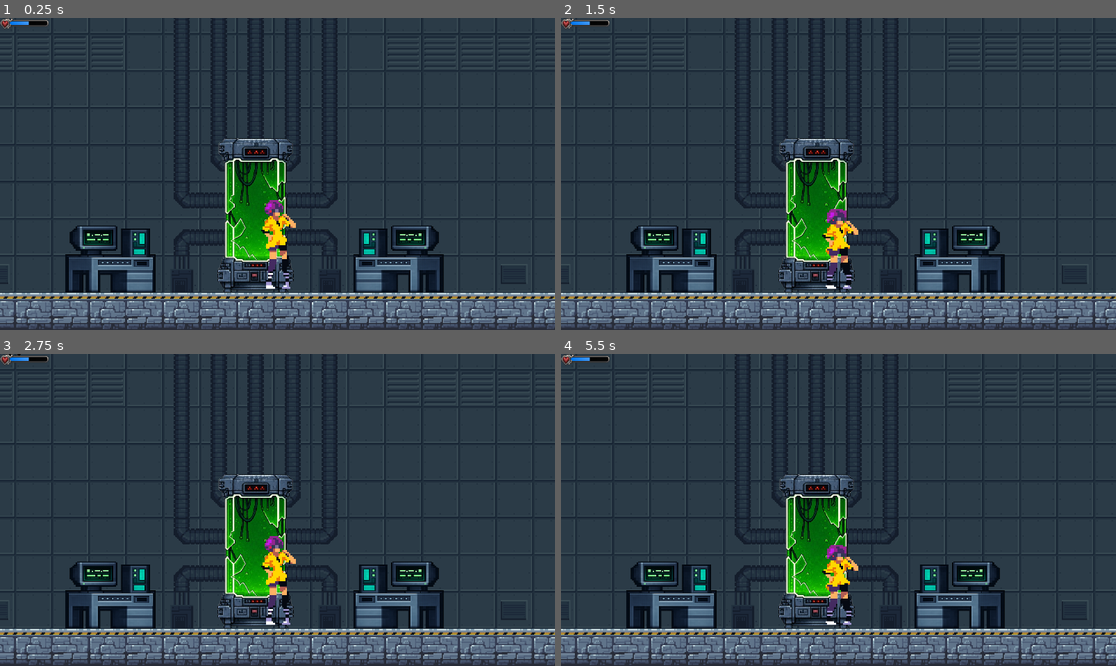
Above: before the commit, frames 1-4 (two rows, left to right).
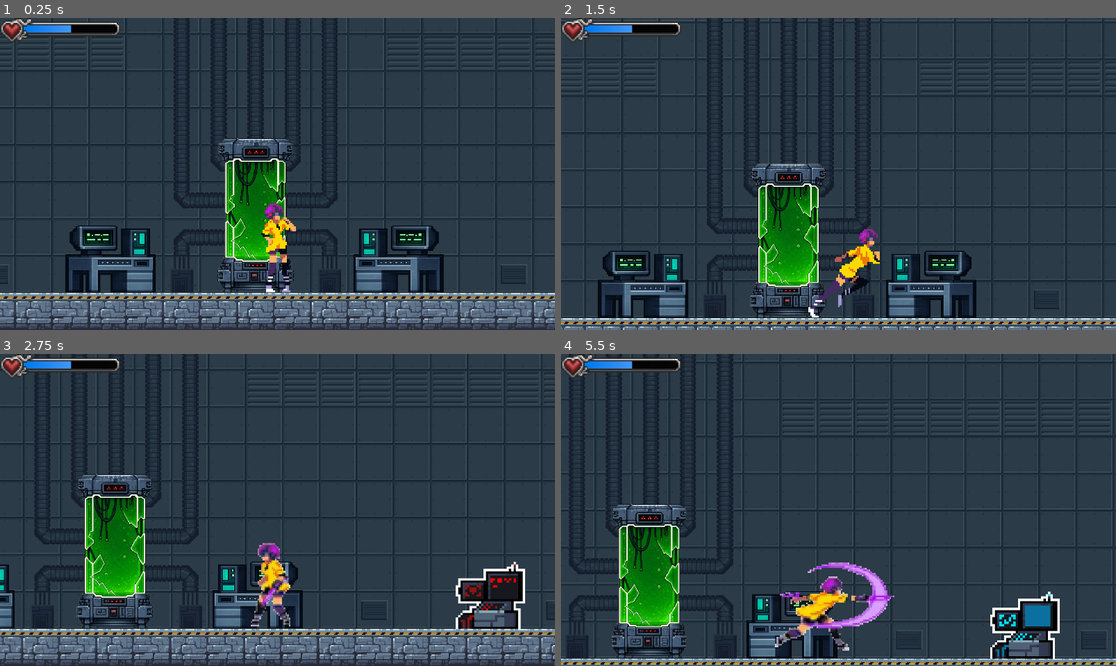
Above: after the commit, the same moments.

Repository: reksm0/cyborg-2D
Game: Godot game, scene res://Scenes/rooms/awakening_lab.tscn
The game is run twice, just before and just after one commit, with the same random seed, the same clock (stepped at 60 frames per second) and the same inputs.
Inputs:
- Up to frame 1 (0.25 s): no input
- Up to frame 2 (1.5 s): tap Enter (ui_accept) at 0.5 s; hold Right (ui_right) from 0.53 s (still down); tap X (attack) at 0.6 s; tap Space (jump) at 0.77 s; tap E (interact) at 1.35 s
- Up to frame 3 (2.75 s): tap Space (jump) at 1.52 s; release Right (ui_right) at 2.03 s; hold Left (ui_left) from 2.03 s (still down); tap X (attack) at 2.1 s
- Up to frame 4 (5.5 s): release Left (ui_left) at 2.78 s; hold Right (ui_right) 2.78-4.28 s; tap E (interact) at 2.85, 4.35 s; tap Space (jump) at 3.02, 3.77, 4.52 s; tap X (attack) at 3.6, 5.1 s; hold Left (ui_left) 4.28-5.03 s; hold Right (ui_right) from 5.03 s (still down)

The runs differ from the first frame. In frame 1, 1.7% of the frame differs, in the area x 0-54%, y 0-88%; in frame 2, 29%; in frame 3, 27%; in frame 4, 33%, in the area x 0-100%, y 0-100%.
Error before the commit: Parse Error: Identifier "Global" not declared in the current scope. (res://player/player_script/player.gd:15)

Commit message:
title menu
main menu almost done

Diff:
--- /dev/null
+++ b/Scenes/title_screen.tscn
@@ -0,0 +1,74 @@
+[gd_scene format=3 uid="uid://d1elv1t6sqbjm"]
+
+[ext_resource type="Texture2D" uid="uid://b6us86o6thu1j" path="res://Assets/manami's assets/background/169.png" id="1_klylv"]
+
+[node name="Title_Screen" type="CanvasLayer" unique_id=1409717127]
+layer = 8
+
+[node name="Control" type="Control" parent="." unique_id=755590156]
+layout_mode = 3
+anchors_preset = 15
+anchor_right = 1.0
+anchor_bottom = 1.0
+grow_horizontal = 2
+grow_vertical = 2
+
+[node name="ColorRect" type="ColorRect" parent="Control" unique_id=368293356]
+layout_mode = 1
+anchors_preset = 15
+anchor_right = 1.0
+anchor_bottom = 1.0
+grow_horizontal = 2
+grow_vertical = 2
+color = Color(0, 0, 0.05490196, 1)
+
+[node name="Sprite2D" type="Sprite2D" parent="Control" unique_id=742838272]
+position = Vector2(956.99994, 536)
+scale = Vector2(1.17, 1.17)
+texture = ExtResource("1_klylv")
+
+[node name="mainmenu" type="VBoxContainer" parent="Control" unique_id=1856433891]
+layout_mode = 1
+anchors_preset = 3
+anchor_left = 1.0
+anchor_top = 1.0
+anchor_right = 1.0
+anchor_bottom = 1.0
+offset_left = -650.0
+offset_top = -392.0
+offset_right = -40.0
+offset_bottom = -44.0
+grow_horizontal = 0
+grow_vertical = 0
+theme_override_constants/separation = 10
+
+[node name="logo" type="Control" parent="Control/mainmenu" unique_id=1816345849]
+layout_mode = 2
+
+[node name="Button1" type="Button" parent="Control/mainmenu" unique_id=1096856191]
+layout_mode = 2
+size_flags_horizontal = 4
+size_flags_vertical = 4
+theme_override_colors/font_color = Color(0.5001892, 0.6802989, 0.86342055, 1)
+theme_override_colors/font_pressed_color = Color(0.9372549, 1, 1, 1)
+theme_override_colors/font_hover_color = Color(0.67160755, 0.86907125, 0.9736274, 1)
+theme_override_font_sizes/font_size = 90
+text = "New Game"
+
+[node name="Button2" type="Button" parent="Control/mainmenu" unique_id=892928831]
+layout_mode = 2
+theme_override_colors/font_color = Color(0.5019608, 0.6784314, 0.8627451, 1)
+theme_override_colors/font_hover_color = Color(0.67058825, 0.87058824, 0.972549, 1)
+theme_override_font_sizes/font_size = 90
+text = "continue"
+
+[node name="Button3" type="Button" parent="Control/mainmenu" unique_id=2085263263]
+layout_mode = 2
+size_flags_horizontal = 4
+size_flags_vertical = 4
+theme_override_colors/font_color = Color(0.5001892, 0.6802989, 0.86342055, 1)
+theme_override_colors/font_pressed_color = Color(0.9372549, 1, 1, 1)
+theme_override_colors/font_hover_color = Color(0.67160755, 0.86907125, 0.9736274, 1)
+theme_override_font_sizes/font_size = 90
+text = "credits
+"
--- a/player/player_hud/player_hud.gd
+++ b/player/player_hud/player_hud.gd
@@ -6,7 +6,7 @@
 
 # Called when the node enters the scene tree for the first time.
 func _ready() -> void:
-	#connect to message bus
+	#connect to message bus of player state
 	pass # Replace with function body.
 
 func update_health_bar( hp:float, max_hp:float ) -> void:
--- a/player/player_hud/player_hud.tscn
+++ b/player/player_hud/player_hud.tscn
@@ -37,7 +37,7 @@
 offset_left = 1.0
 offset_right = 99.8875
 offset_bottom = 20.0
-scale = Vector2(1.7090127, 1.9884113)
+scale = Vector2(4.2316756, 4.227552)
 
 [node name="NinePatchRect" type="NinePatchRect" parent="Control/HPMarginContainer" unique_id=533850476]
 unique_name_in_owner = true
@@ -51,13 +51,13 @@
 [node name="HPBar" type="TextureProgressBar" parent="Control/HPMarginContainer/NinePatchRect" unique_id=1333000154]
 show_behind_parent = true
 layout_mode = 1
-anchors_preset = 15
-anchor_right = 1.0
-anchor_bottom = 1.0
+anchors_preset = -1
+anchor_right = 1.2440001
+anchor_bottom = 1.3620001
 offset_left = 18.999998
 offset_top = 6.0000005
-offset_right = -38.028778
-offset_bottom = 10.440952
+offset_right = -61.94079
+offset_bottom = 3.2009506
 grow_horizontal = 2
 grow_vertical = 2
 scale = Vector2(1.898837, 0.24548963)
--- a/player/player_states/00_player_state.gd
+++ b/player/player_states/00_player_state.gd
@@ -4,6 +4,29 @@
 
 var player : Player
 var next_state : PlayerState
+#region /// state references
+ #reference to all other state
+#endregion
+
+#to initilise state
+func _init() -> void:
+	pass
+
+#things that might happen when u enter a state
+func _enter() -> void:
+	pass
+
+func _exit() -> void:
+	pass
+
+func handle_input(_enter: InputEvent) -> void:
+	return next_state
+
+
+
+
+
+
 # Called when the node enters the scene tree for the first time.
 func _ready() -> void:
 	pass # Replace with function body.
--- a/project.godot
+++ b/project.godot
@@ -20,6 +20,7 @@
 [autoload]
 
 PlayerHud="*uid://dwkot8ord1m11"
+Global="*uid://boa26d26fy5em"
 
 [display]
 
@@ -29,6 +30,10 @@
 [global_group]
 
 player=""
+
+[gui]
+
+theme/custom_font="uid://d4llkevmxcha5"
 
 [input]
 
Binary file added: Assets/manami's assets/background/169.png
Not shown, added: Assets/manami's assets/background/169.png.import
Binary file added: Assets/manami's assets/fonts/Cyberpunks Italic.otf
Not shown, added: Assets/manami's assets/fonts/Cyberpunks Italic.otf.import
Binary file added: Assets/manami's assets/fonts/Cyberpunks Italic.ttf
Not shown, added: Assets/manami's assets/fonts/Cyberpunks Italic.ttf.import
